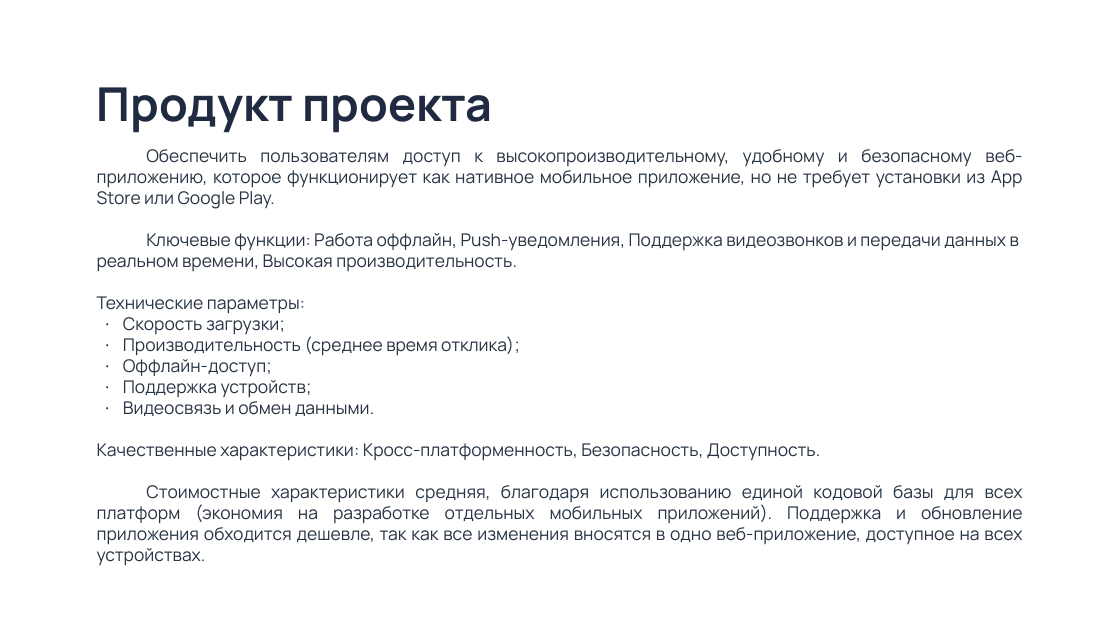
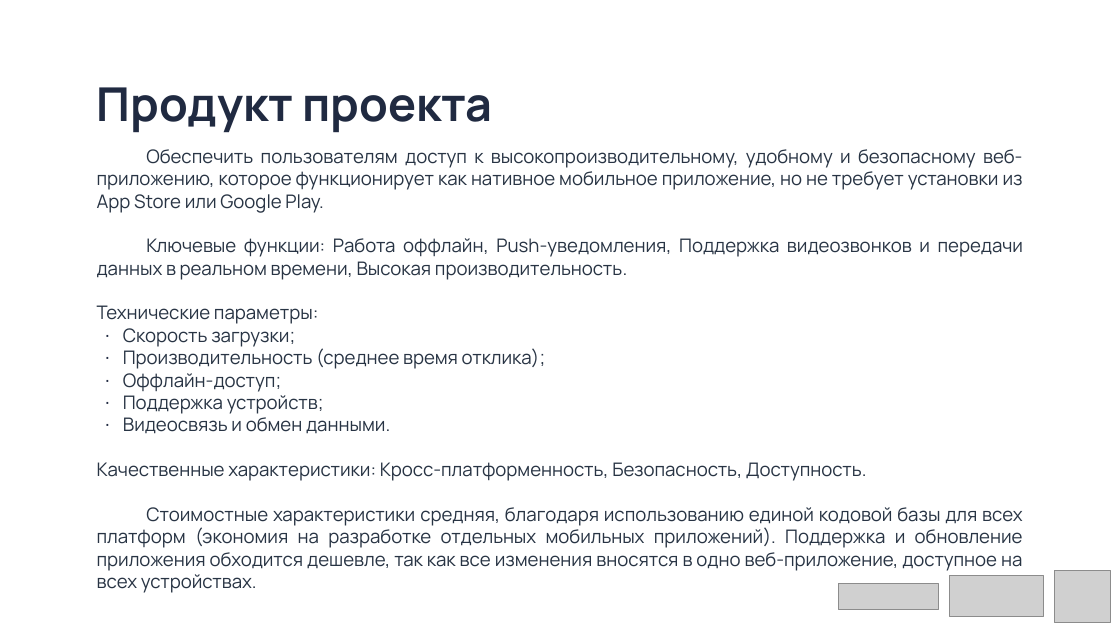
Before and after one commit to HeisPovedim/SFEDU, a slide deck: slide 11 of Курс 1/ВВиД/Презентация.pptx. Drawn at 1120x630 pixels with LibreOffice and Linux fonts; fonts in the diff are those of the drawing; grey boxes stand for pictures; background and template pictures are left out. Boxes give left, top, right and bottom in pixels: in the first picture for what was removed or moved away, otherwise in the second. Text is boxed around its words. In the diff, an @@ line names an element or a change of style, - is before the commit and + after.

```diff
--- a/Курс 1/ВВиД/Презентация.pptx
+++ b/Курс 1/ВВиД/Презентация.pptx
@@ text "Обеспечить пользователям доступ к высокопроизводительному, ..." at (97, 149, 1024, 593): size 15 to 16 pt; alignment left to justified @@
@@ picture added at (839, 583, 939, 609) @@
@@ picture added at (949, 576, 1043, 617) @@
@@ picture added at (1054, 571, 1111, 623) @@
```
Also in this commit, not shown: 12 other slides changed, 1 slide added, 2 other files.
